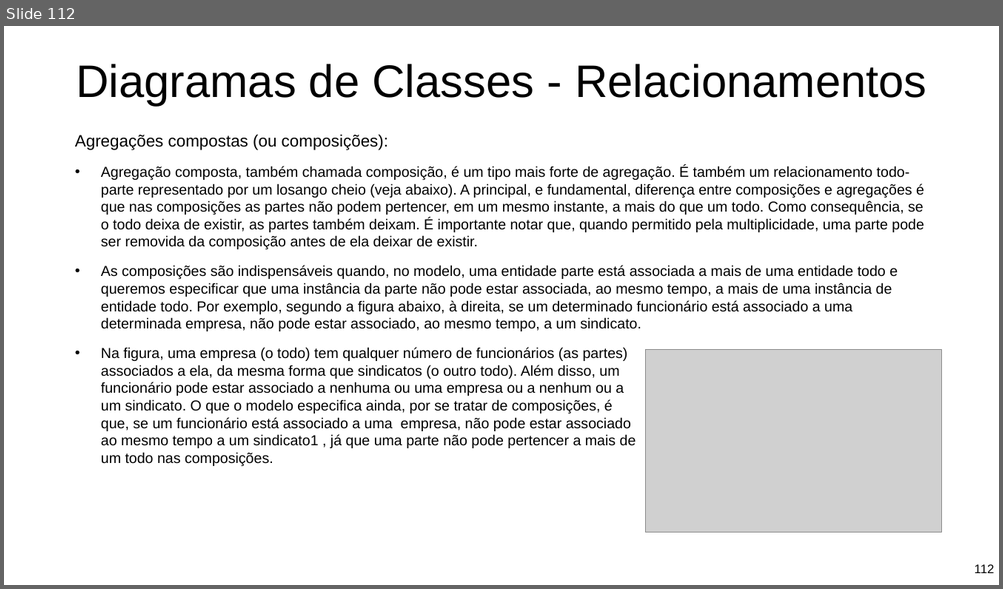
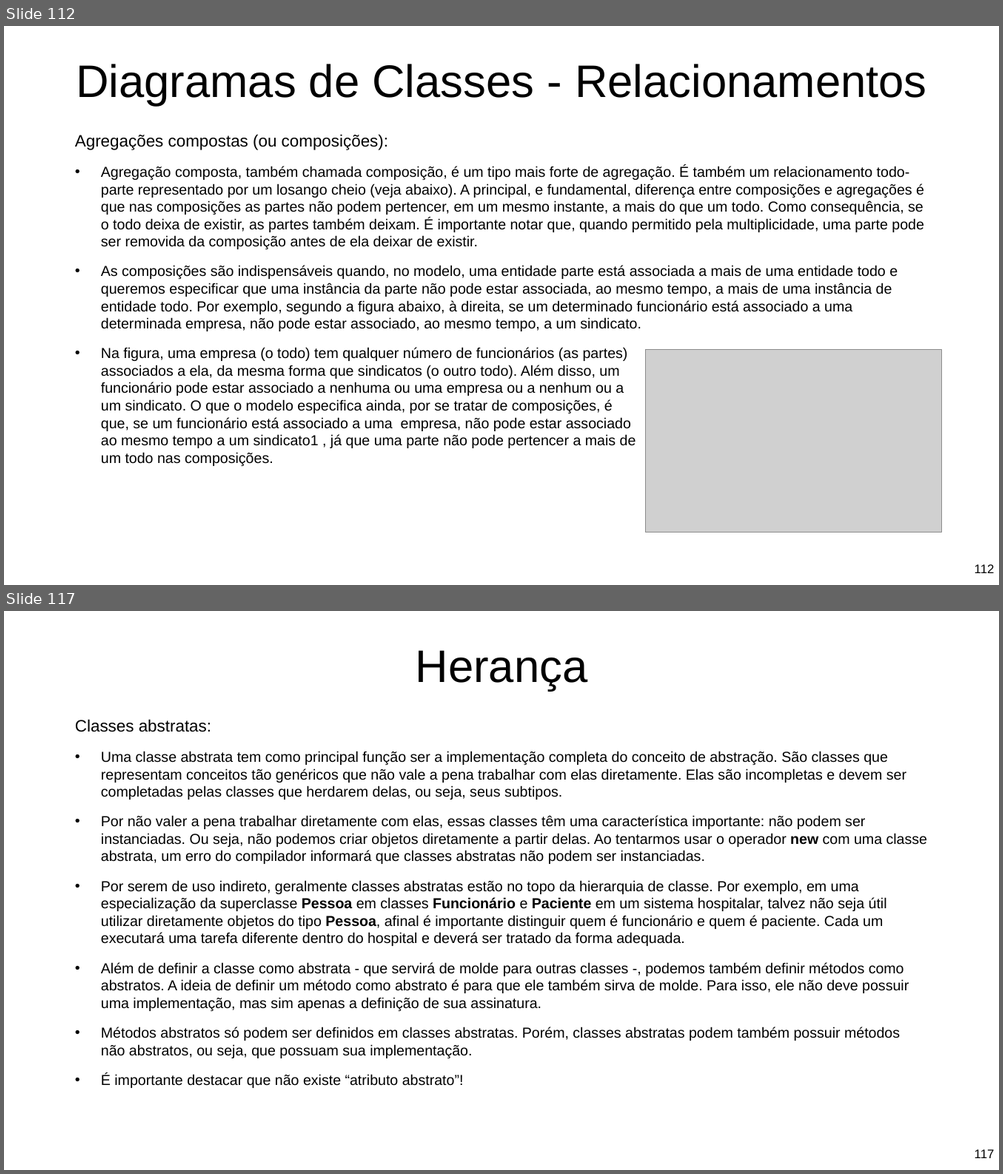
Before and after one commit to Pedrorocha13/2021.1-progoo, a slide deck: materiais/slides.pptx. Shown one above the other, each under a label of ours: slide 112 before the commit, slides 112 and 117 after it; the slides between them are not shown. The pictures are 1003x589 and 1003x1174 pixels, drawn with LibreOffice and Linux fonts; fonts in the diff are those of the drawing; grey boxes stand for pictures; background and template pictures are left out. Boxes give left, top, right and bottom in pixels: in the first picture for what was removed or moved away, otherwise in the second. Text is boxed around its words. In the diff, an @@ line names an element or a change of style, - is before the commit and + after.

```diff
--- a/materiais/slides.pptx
+++ b/materiais/slides.pptx
@@ slide 117 added at [4,611,999,1170], background picture (left out) @@
@@ title added at [415,650,588,691], 88 pt, text #000000 @@
+Herança
@@ text added at [75,719,927,1088], 28 pt, text #000000 @@
+Classes abstratas:
+  • Uma classe abstrata tem como principal função ser a implementação completa do conceito de abstração. São classes que representam conceitos tão genéricos que não vale a pena trabalhar com elas diretamente. Elas são incompletas e devem ser completadas pelas classes que herdarem delas, ou seja, seus subtipos.
+  • Por não valer a pena trabalhar diretamente com elas, essas classes têm uma característica importante: não podem ser instanciadas. Ou seja, não podemos criar objetos diretamente a partir delas. Ao tentarmos usar o operador new com uma classe abstrata, um erro do compilador informará que classes abstratas não podem ser instanciadas.
+  • Por serem de uso indireto, geralmente classes abstratas estão no topo da hierarquia de classe. Por exemplo, em uma especialização da superclasse Pessoa em classes Funcionário e Paciente em um sistema hospitalar, talvez não seja útil utilizar diretamente objetos do tipo Pessoa, afinal é importante distinguir quem é funcionário e quem é paciente. Cada um executará uma tarefa diferente dentro do hospital e deverá ser tratado da forma adequada.
+  • Além de definir a classe como abstrata - que servirá de molde para outras classes -, podemos também definir métodos como abstratos. A ideia de definir um método como abstrato é para que ele também sirva de molde. Para isso, ele não deve possuir uma implementação, mas sim apenas a definição de sua assinatura.
+  • Métodos abstratos só podem ser definidos em classes abstratas. Porém, classes abstratas podem também possuir métodos não abstratos, ou seja, que possuam sua implementação.
+  • É importante destacar que não existe “atributo abstrato”!
@@ page number added at [974,1150,994,1159], 24 pt, text #000000 @@
+117
```
Also in this commit, not shown: 1 slide changed, 17 other slides added.
